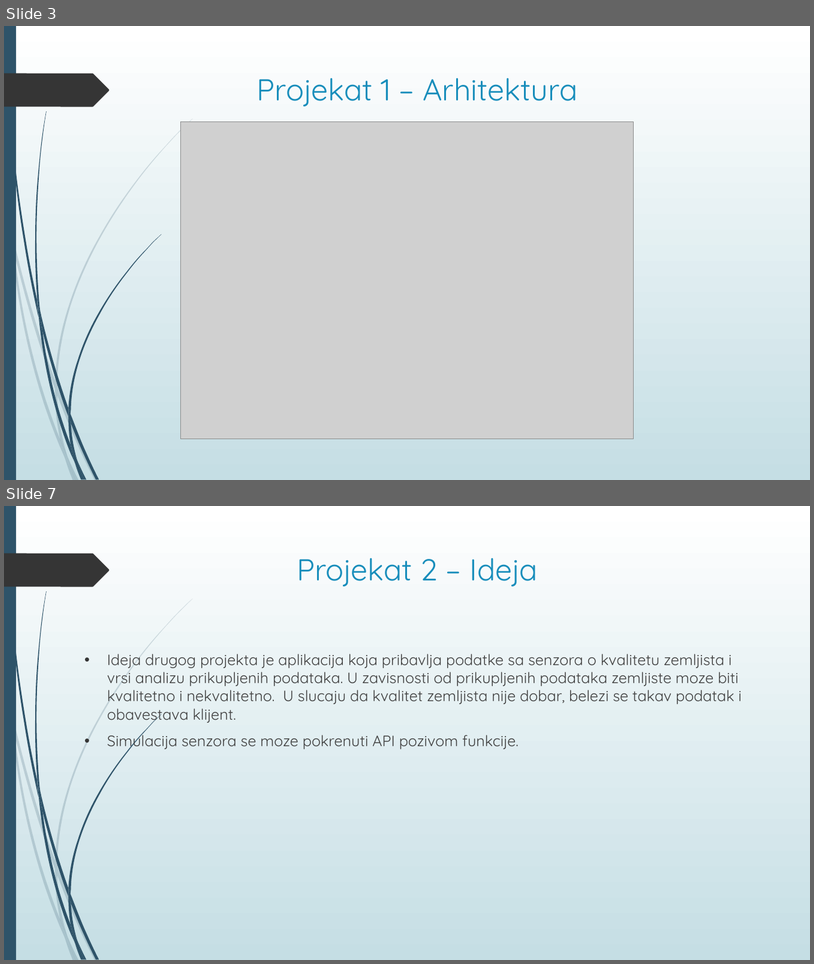
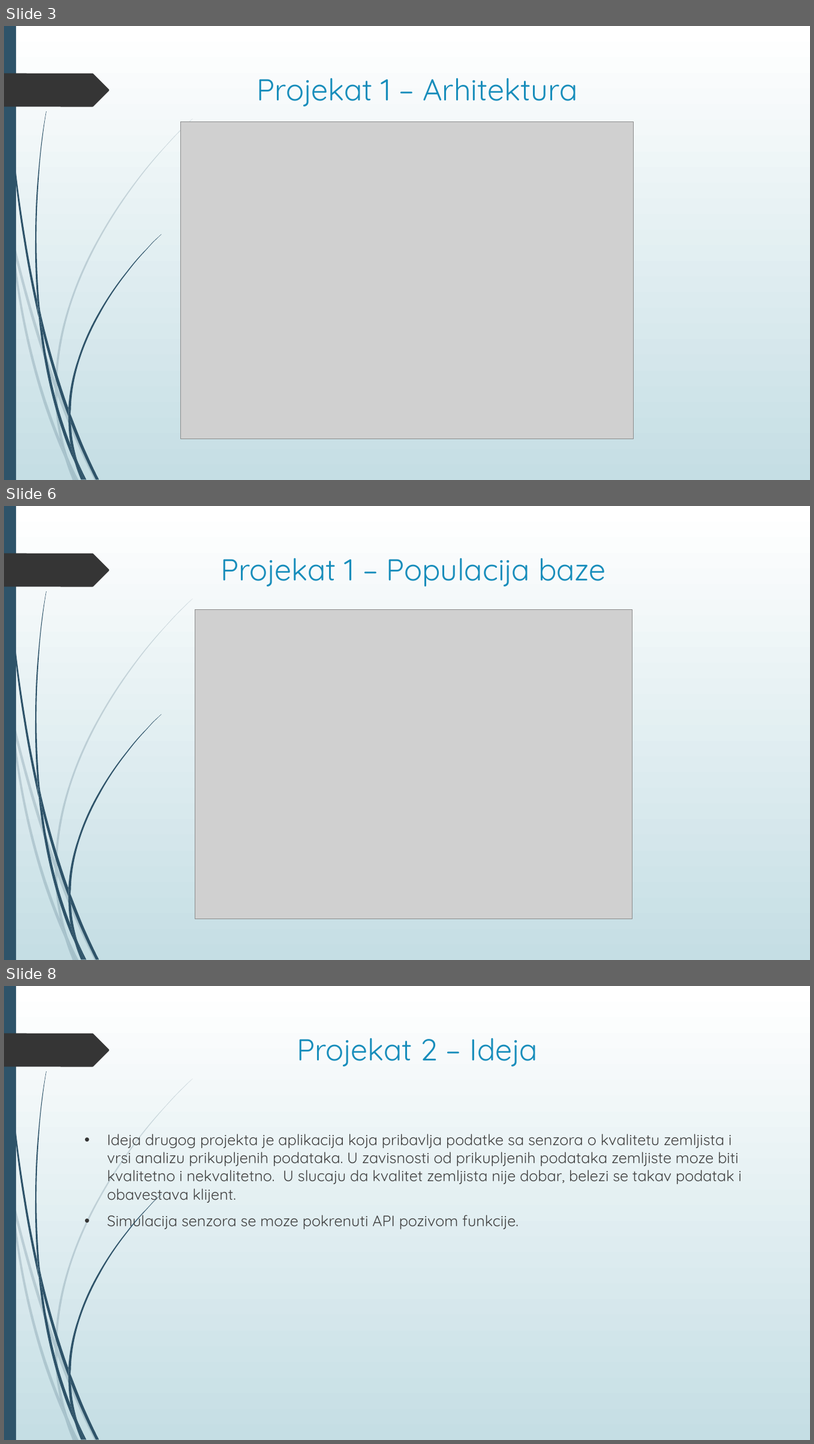
Before and after one commit to TeaMitic/SOA, a slide deck: Prezentacija projekata/Servisno-orijentisane arhitekture – Projekti.pptx. Shown one above the other, each under a label of ours: slides 3 and 7 before the commit, slides 3, 6 and 8 after it; the slides between them are not shown. The pictures are 814x964 and 814x1444 pixels, drawn with LibreOffice and Linux fonts; fonts in the diff are those of the drawing; grey boxes stand for pictures. Boxes give left, top, right and bottom in pixels: in the first picture for what was removed or moved away, otherwise in the second. Text is boxed around its words. In the diff, an @@ line names an element or a change of style, - is before the commit and + after.

```diff
--- a/Prezentacija projekata/Servisno-orijentisane arhitekture – Projekti.pptx
+++ b/Prezentacija projekata/Servisno-orijentisane arhitekture – Projekti.pptx
@@ slide 6 added at (4, 506, 810, 960), background gradient #FFFFFF to #C5DEE5; not listed: 24 template elements that a slide beside it also shows @@
@@ title added at (221, 558, 606, 586), 36 pt, text #178DBB @@
+Projekat 1 – Populacija baze
@@ picture added at (195, 609, 633, 918) @@
@@ what was slide 7 is now slide 8 @@
```
Also in this commit, not shown: 5 slides changed, 3 other slides added, 1 slide removed, 14 other files.
